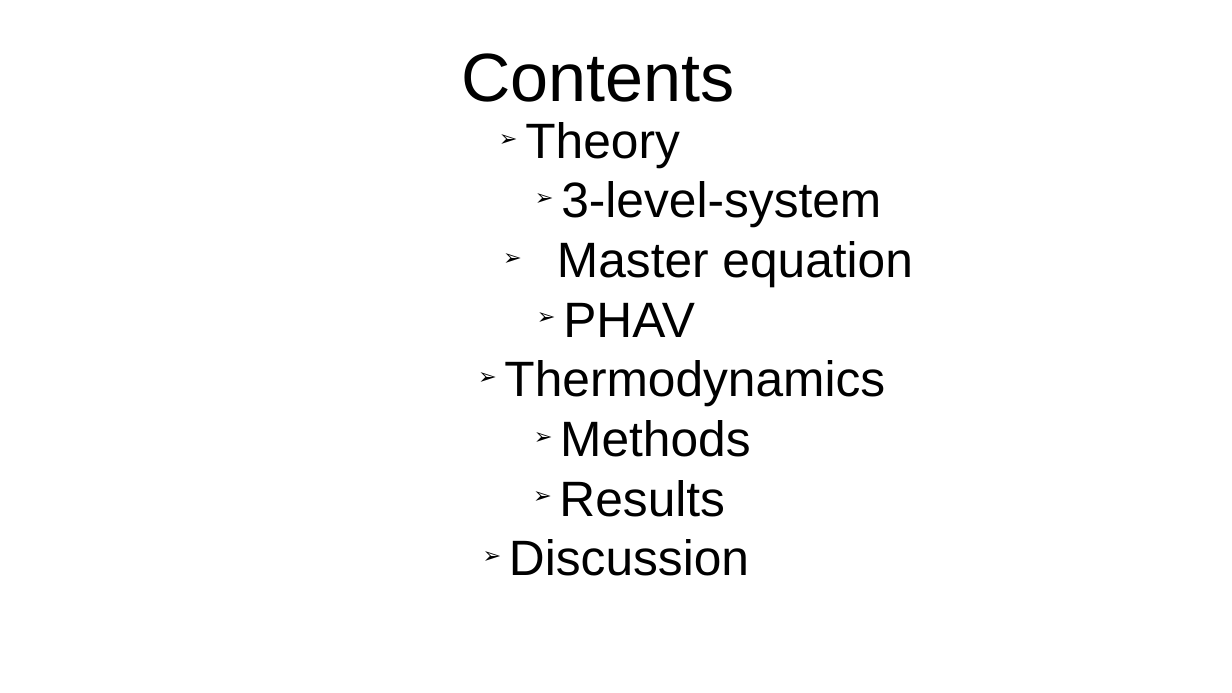
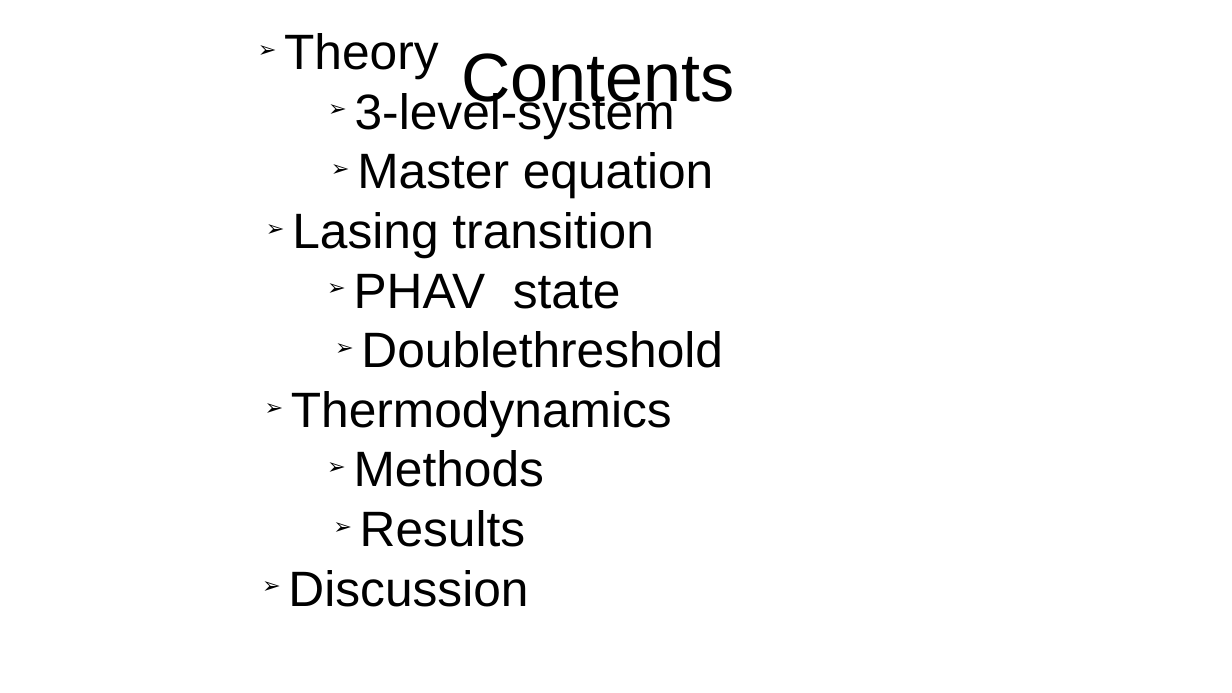
Before and after one commit to SanderStammbach/Sanders-Studium, a slide deck: slide 2 of Master-Projekt/Vortrag.odp. Drawn at 1232x693 pixels with LibreOffice and Linux fonts; fonts in the diff are those of the drawing; background and template pictures are left out. Boxes give left, top, right and bottom in pixels: in the first picture for what was removed or moved away, otherwise in the second. Text is boxed around its words. In the diff, an @@ line names an element or a change of style, - is before the commit and + after.

```diff
--- a/Master-Projekt/Vortrag.odp
+++ b/Master-Projekt/Vortrag.odp
@@ subtitle "Theory" moved from (x1=504, y1=122, x2=912, y2=576) to (x1=284, y1=33, x2=723, y2=607) @@
@@ subtitle at (x1=292, y1=212, x2=723, y2=368): text changed @@
-    ➢ PHAV
+                ➢ Lasing transition
+                ➢ PHAV state
+                ➢ Doublethreshold
```
Also in this commit, not shown: 1 other slide changed, 4 slides added, 3 slides removed, 11 other files.
